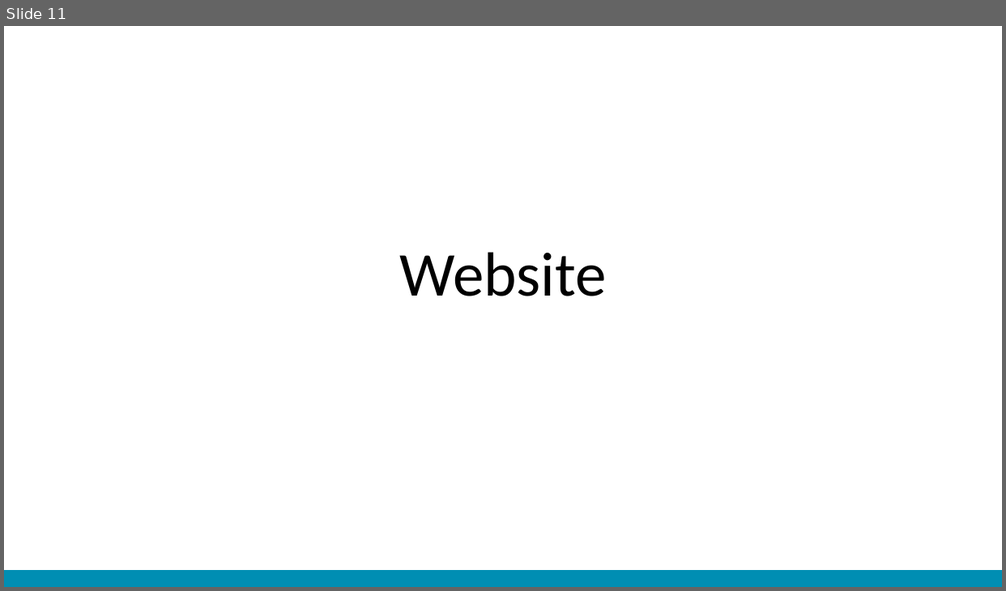
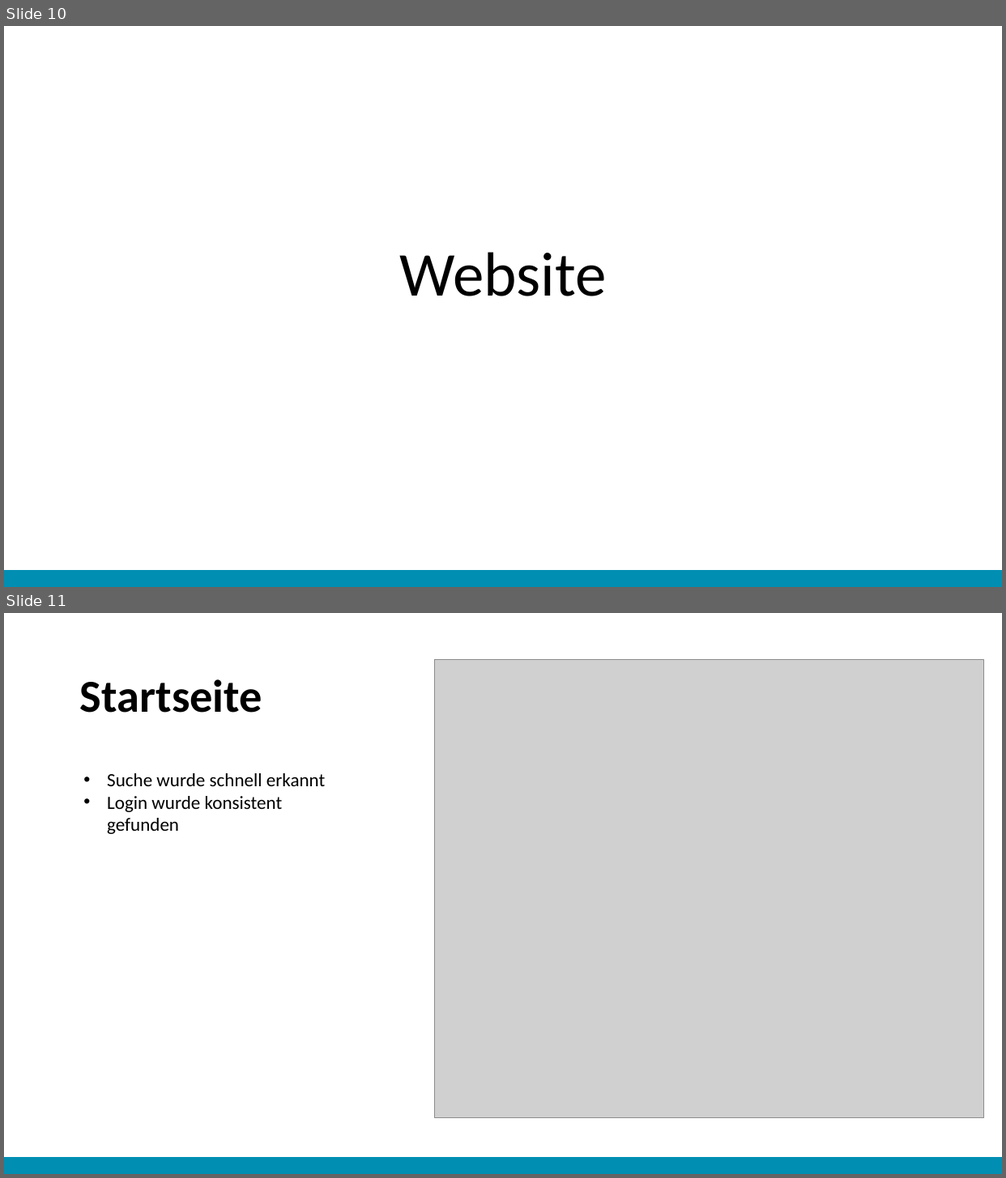
Before and after one commit to christopherchristensen/summaries, a slide deck: usab/Abschlusspräsentation.pptx. Shown one above the other, each under a label of ours: slide 11 before the commit, slides 10 and 11 after it. The pictures are 1006x591 and 1006x1178 pixels, drawn with LibreOffice and Linux fonts; fonts in the diff are those of the drawing; grey boxes stand for pictures. Boxes give left, top, right and bottom in pixels: in the first picture for what was removed or moved away, otherwise in the second. Text is boxed around its words. In the diff, an @@ line names an element or a change of style, - is before the commit and + after.

```diff
--- a/usab/Abschlusspräsentation.pptx
+++ b/usab/Abschlusspräsentation.pptx
@@ slide 11 added at <box>4,613,1002,1174</box>, background #FFFFFF @@
@@ picture added at <box>434,659,984,1118</box> @@
@@ title added at <box>80,679,262,713</box>, 44 pt, text #000000, bold @@
+Startseite
@@ text added at <box>107,773,325,834</box>, 18 pt, text #000000 @@
+• Suche wurde schnell erkannt
+• Login wurde konsistent gefunden
@@ rectangle added at <box>4,1158,1002,1174</box>, fill #008EB3 @@
@@ what was slide 11 is now slide 10 @@
```
Also in this commit, not shown: 3 slides changed, 7 other slides added, 6 slides removed, 1 other file.
